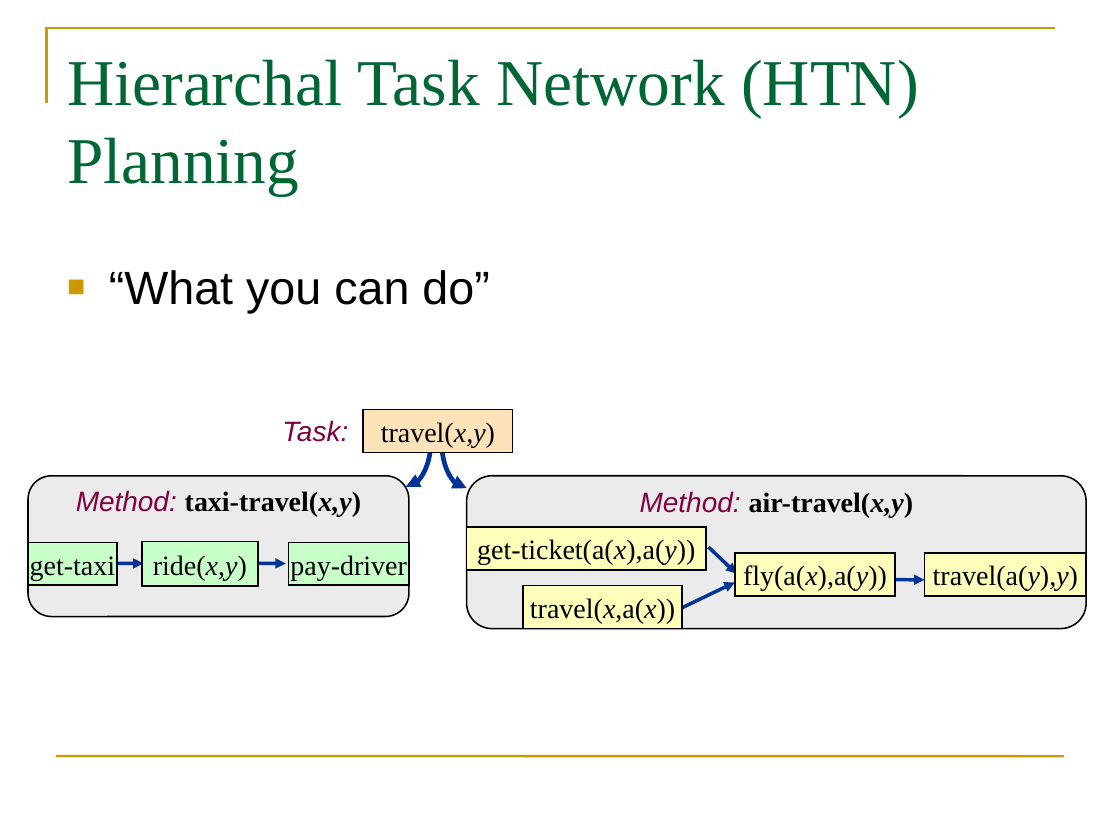
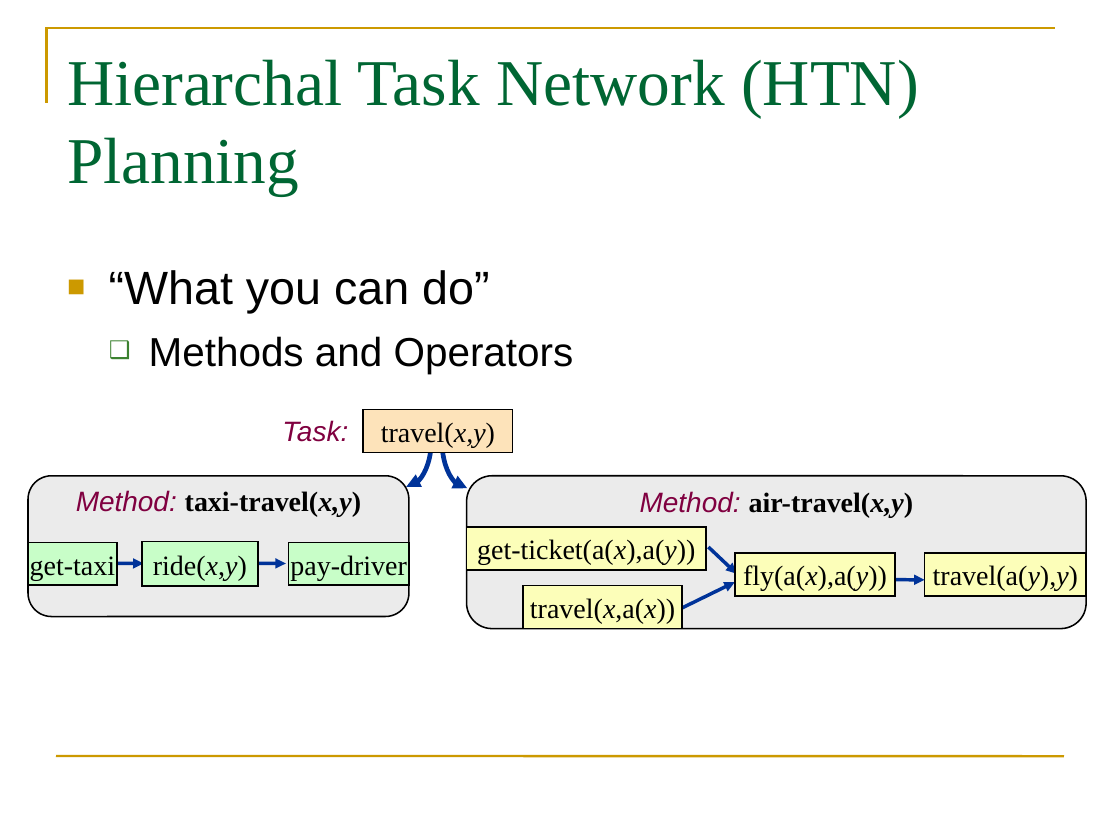
Before and after one commit to dmonner/tl-shop, a slide deck: slide 2 of finalpresentation/final_presentation.ppt. Drawn at 1120x840 pixels with LibreOffice and Linux fonts; fonts in the diff are those of the drawing. Boxes give left, top, right and bottom in pixels: in the first picture for what was removed or moved away, otherwise in the second. Text is boxed around its words. In the diff, an @@ line names an element or a change of style, - is before the commit and + after.

```diff
--- a/finalpresentation/final_presentation.ppt
+++ b/finalpresentation/final_presentation.ppt
@@ text at (x1=149, y1=336, x2=574, y2=374): paragraph added @@
+  ❑ Methods and Operators
```
Also in this commit, not shown: 6 other slides changed.
